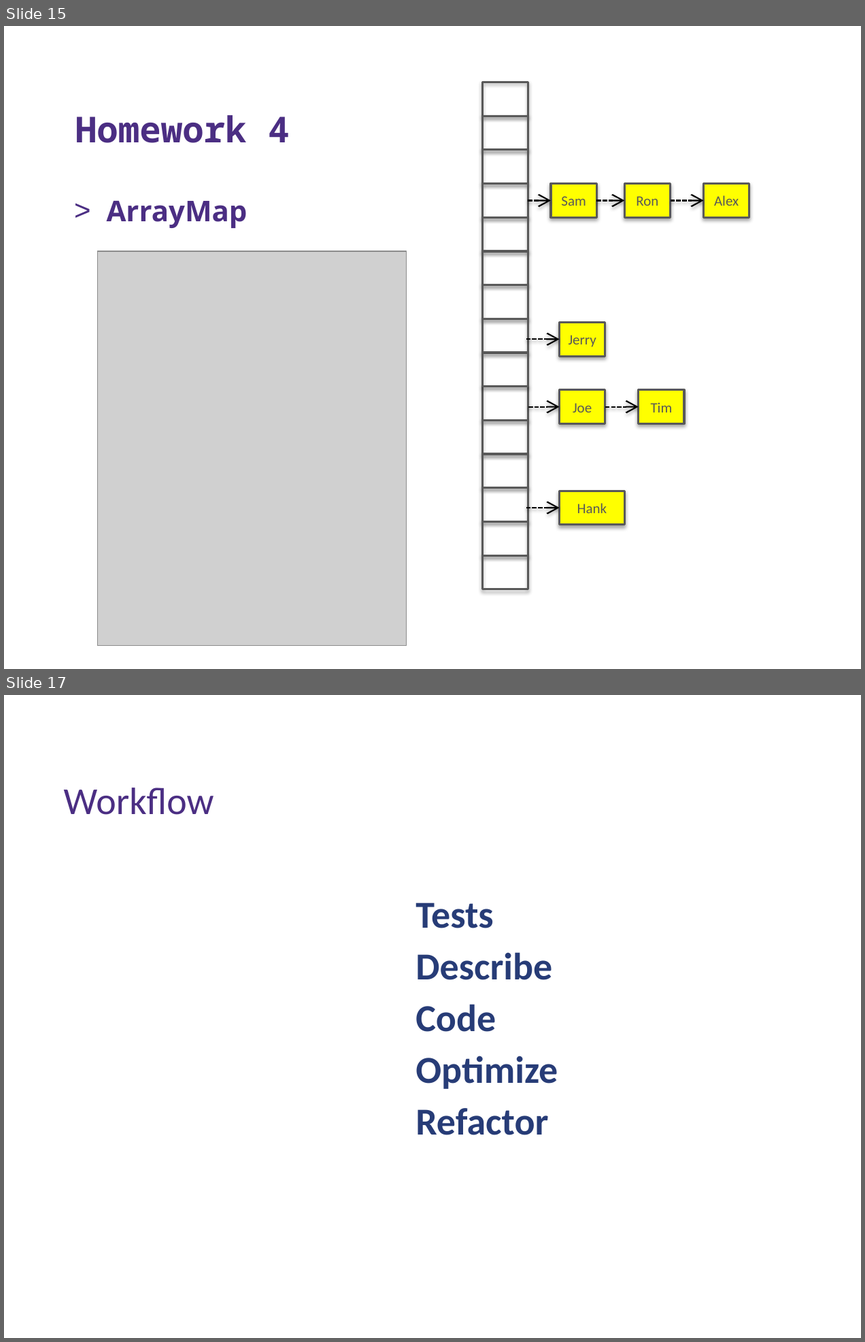
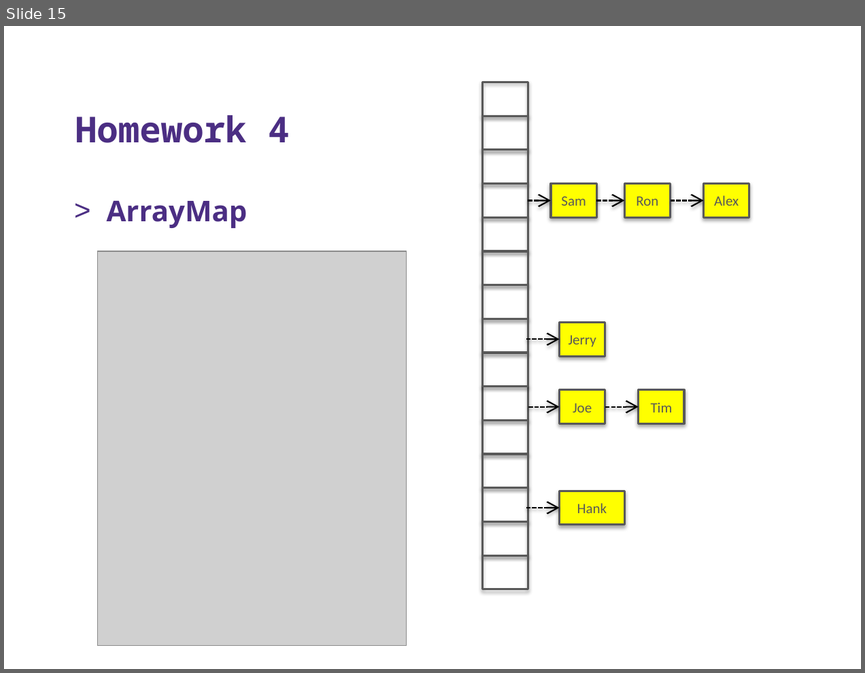
Before and after one commit to Andy-Boraphet/CSS342A-2022-Spring, a slide deck: week_08_backtracking_tree/week_08.pptx. Shown one above the other, each under a label of ours: slides 15 and 17 before the commit, slide 15 after it; the slides between them are not shown. The pictures are 865x1342 and 865x673 pixels, drawn with LibreOffice and Linux fonts; fonts in the diff are those of the drawing; grey boxes stand for pictures; background and template pictures are left out. Boxes give left, top, right and bottom in pixels: in the first picture for what was removed or moved away, otherwise in the second. Text is boxed around its words. In the diff, an @@ line names an element or a change of style, - is before the commit and + after.

```diff
--- a/week_08_backtracking_tree/week_08.pptx
+++ b/week_08_backtracking_tree/week_08.pptx
@@ slide 17 removed at [4, 695, 861, 1338], background #FFFFFF @@
@@ text removed at [64, 787, 214, 815] @@
-Workflow
@@ group removed at [415, 902, 558, 1135]: 5 texts @@
-Tests
-Describe
-Code
-Optimize
-Refactor
```
Also in this commit, not shown: 7 slides changed, 2 slides added, 2 other slides removed, 5 other files.
